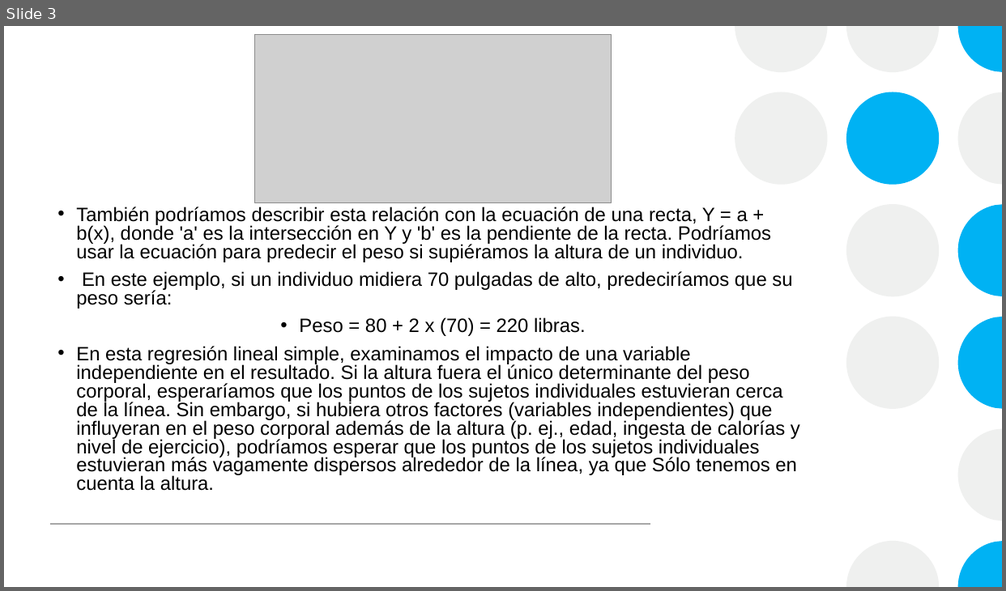
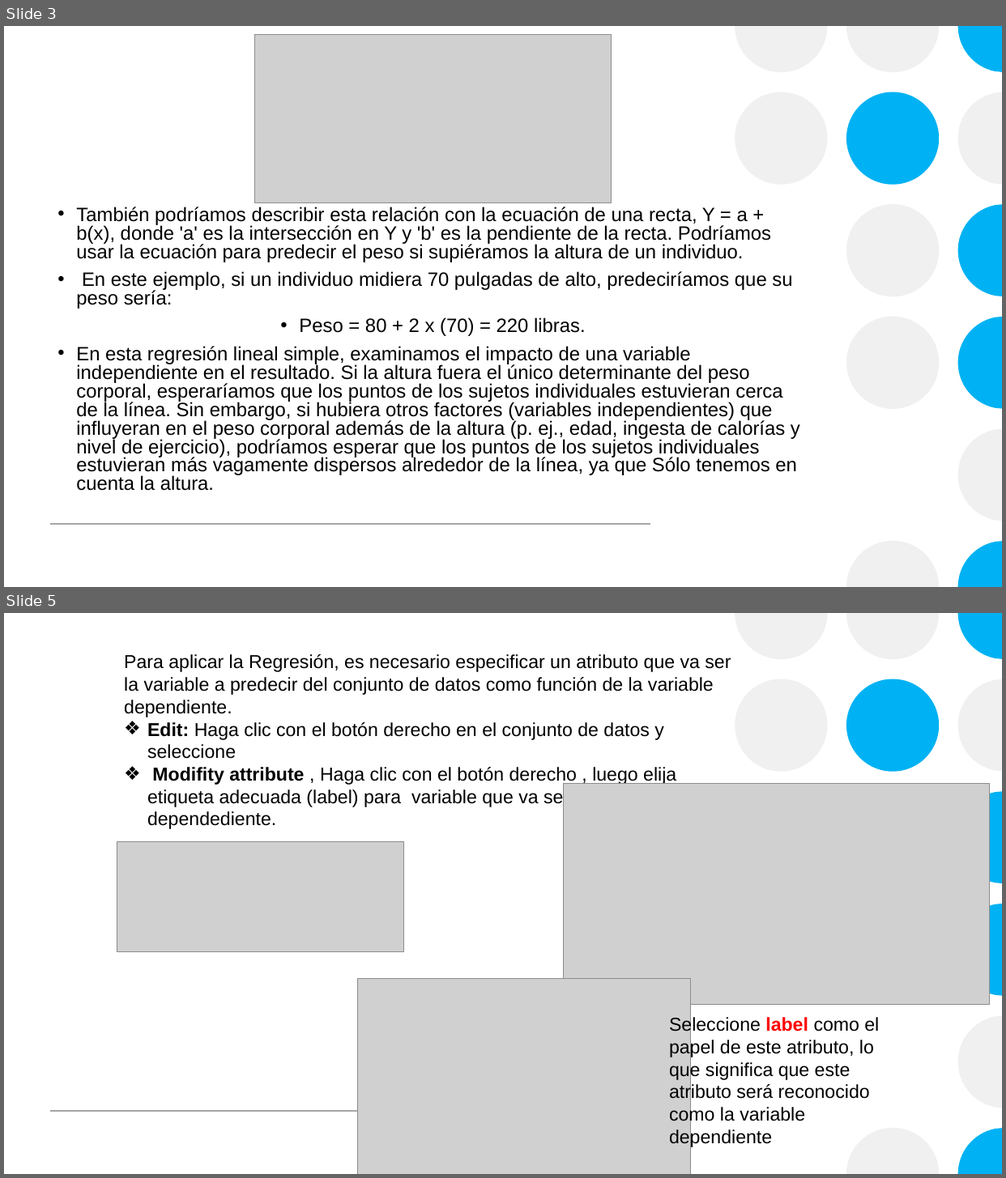
Before and after one commit to SARELAAA/RegresionLineal_ppt, a slide deck: Regresion Lineal .pptx. Shown one above the other, each under a label of ours: slide 3 before the commit, slides 3 and 5 after it; the slides between them are not shown. The pictures are 1006x591 and 1006x1178 pixels, drawn with LibreOffice and Linux fonts; fonts in the diff are those of the drawing; grey boxes stand for pictures. Boxes give left, top, right and bottom in pixels: in the first picture for what was removed or moved away, otherwise in the second. Text is boxed around its words. In the diff, an @@ line names an element or a change of style, - is before the commit and + after.

```diff
--- a/Regresion Lineal .pptx
+++ b/Regresion Lineal .pptx
@@ slide 5 added at (4,613,1002,1174), background #FFFFFF; not listed: 12 template elements that a slide beside it also shows @@
@@ text added at (124,654,731,829), 18 pt, text #000000 @@
+Para aplicar la Regresión, es necesario especificar un atributo que va ser la variable a predecir del conjunto de datos como función de la variable dependiente.
+❖ Edit: Haga clic con el botón derecho en el conjunto de datos y seleccione
+❖ Modifity attribute , Haga clic con el botón derecho , luego elija etiqueta adecuada (label) para variable que va ser la variable dependediente.
@@ picture added at (564,783,990,1004) @@
@@ picture added at (117,842,403,952) @@
@@ picture added at (357,979,691,1174) @@
@@ text added at (669,1016,879,1148), 18 pt, text #000000 @@
+Seleccione label como el papel de este atributo, lo que significa que este atributo será reconocido como la variable dependiente
```
Also in this commit, not shown: 6 other slides added.
